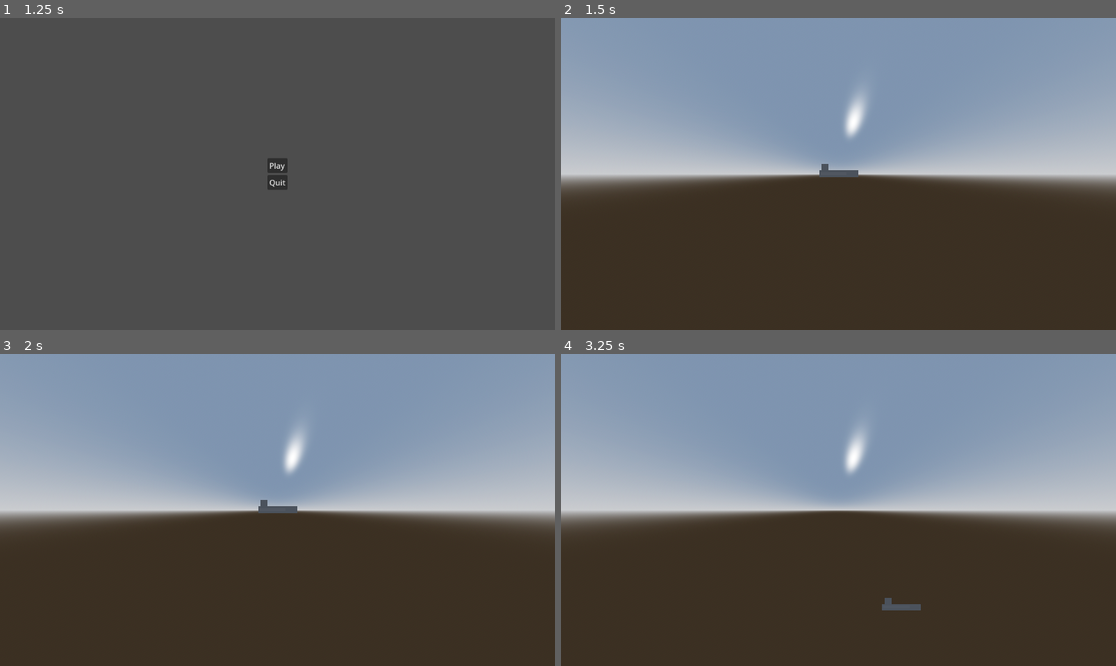
Above: before the commit, frames 1-4 (two rows, left to right).
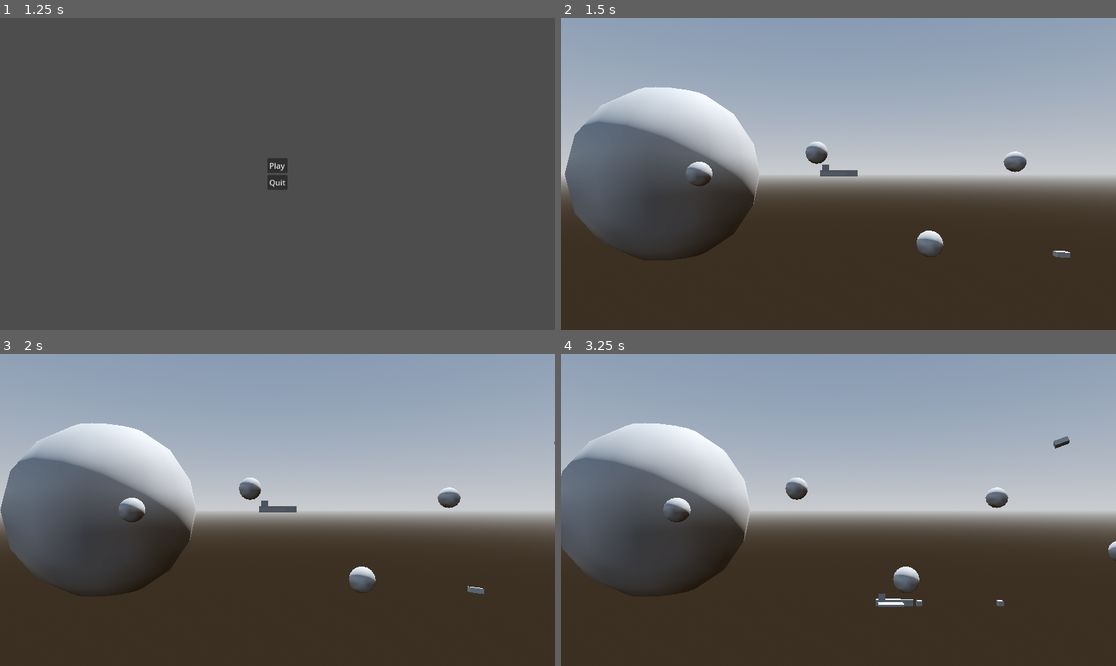
Above: after the commit, the same moments.

Repository: CaptainTiki/DeadSimple
Game: Godot game, scene res://System/Menus/TitleScreen.tscn
Same seed, same stepped clock (60 frames per second), same inputs: the game is played once before the commit and once after it.
Inputs (mouse positions are in pixels of both pictures, inside the frame that each line leads up to):
- Up to frame 1 (1.25 s): tap Enter at 0.5 s; move the mouse to (399, 158) at 0.52 s; hold Right (move_right) from 0.53 s (still down); hold Z (boost) from 0.53 s (still down); click (399, 158) at 0.67 s; tap X (dodge, bound only after the commit) at 0.8 s
- Up to frame 2 (1.5 s): release Right (move_right) at 1.25 s; release Z (boost) at 1.25 s; click "Play" at 1.25 s
- Up to frame 3 (2 s): no input
- Up to frame 4 (3.25 s): move the mouse to (727, 525) at 2.02 s; hold Down (move_down) 2.03-2.78 s; tap X (dodge, bound only after the commit) at 2.1 s; tap Space (fire) at 2.3 s; move the mouse to (894, 441) at 2.77 s; hold Right (move_right) from 2.78 s (still down); hold Space (fire) from 2.78 s (still down); tap Z (boost) at 3.05 s

Frame 1 is identical in both runs. In frame 2, 28% of the frame differs, in the area x 0-100%, y 18-78%; in frame 3, 28%; in frame 4, 28%, in the area x 0-100%, y 18-83%.

Commit message:
Projectiles / Rocks / Lg Rocks

Diff:
--- /dev/null
+++ b/Objects/LargeRock.tscn
@@ -0,0 +1,19 @@
+[gd_scene load_steps=3 format=3 uid="uid://caoi4a5f65gvt"]
+
+[ext_resource type="Script" uid="uid://jwwtq4t3id13" path="res://Objects/large_rock.gd" id="1_1vsik"]
+
+[sub_resource type="SphereShape3D" id="SphereShape3D_ihx5k"]
+radius = 0.75
+
+[node name="LargeRock" type="Area3D"]
+collision_layer = 32
+collision_mask = 3
+script = ExtResource("1_1vsik")
+
+[node name="CollisionShape3D" type="CollisionShape3D" parent="."]
+shape = SubResource("SphereShape3D_ihx5k")
+
+[node name="CSGBox3D" type="CSGBox3D" parent="."]
+size = Vector3(1.1, 0.8, 0.75)
+
+[connection signal="area_entered" from="." to="." method="_on_area_entered"]
--- /dev/null
+++ b/Objects/Rock.tscn
@@ -0,0 +1,19 @@
+[gd_scene load_steps=3 format=3 uid="uid://cmi1u0wejtvds"]
+
+[ext_resource type="Script" uid="uid://bsv38ierybccq" path="res://Objects/rock.gd" id="1_ihx5k"]
+
+[sub_resource type="SphereShape3D" id="SphereShape3D_ihx5k"]
+radius = 0.55
+
+[node name="Rock" type="Area3D"]
+collision_layer = 32
+collision_mask = 3
+script = ExtResource("1_ihx5k")
+
+[node name="CollisionShape3D" type="CollisionShape3D" parent="."]
+shape = SubResource("SphereShape3D_ihx5k")
+
+[node name="CSGBox3D" type="CSGBox3D" parent="."]
+size = Vector3(0.5, 0.2, 0.3)
+
+[connection signal="area_entered" from="." to="." method="_on_area_entered"]
--- /dev/null
+++ b/Objects/large_rock.gd
@@ -0,0 +1,41 @@
+extends Area3D
+
+@export var health: int = 2
+var asteroid_scene = preload("res://Objects/Rock.tscn")
+var angular_velocity: Vector3
+
+func _ready():
+	# Connect collision signal
+	area_entered.connect(_on_area_entered)
+	# Set random angular velocity for each axis (radians per second)
+	angular_velocity = Vector3(
+		randf_range(0.1, 0.3) * (1 if randi() % 2 == 0 else -1),
+		randf_range(0.1, 0.3) * (1 if randi() % 2 == 0 else -1),
+		randf_range(0.1, 0.3) * (1 if randi() % 2 == 0 else -1)
+	)
+
+func _physics_process(delta: float):
+	if StateManager.is_paused:
+		return
+
+	# Apply rotation
+	rotate_x(angular_velocity.x * delta)
+	rotate_y(angular_velocity.y * delta)
+	rotate_z(angular_velocity.z * delta)
+
+func _on_area_entered(area: Area3D):
+	if area.is_in_group("bullet"):
+		health -= 1
+		area.queue_free()  # Destroy the bullet
+		if health <= 0:
+			spawn_small_asteroids()
+			queue_free()
+
+func spawn_small_asteroids():
+	var num = randi_range(2, 3)
+	for i in num:
+		var small = asteroid_scene.instantiate()
+		get_parent().add_child(small)
+		small.position = position
+		var random_dir = Vector2(randf_range(-1, 1), randf_range(-1, 1)).normalized()
+		small.velocity = Vector3(random_dir.x, random_dir.y, 0) * randf_range(3.0, 6.0)
--- /dev/null
+++ b/Objects/rock.gd
@@ -0,0 +1,34 @@
+extends Area3D
+
+@export var friction: float = 5.0
+var velocity: Vector3 = Vector3.ZERO
+var angular_velocity: Vector3
+
+func _ready():
+	# Connect collision signal
+	area_entered.connect(_on_area_entered)
+	# Set random angular velocity for each axis (radians per second)
+	angular_velocity = Vector3(
+		randf_range(0.1, 0.3) * (1 if randi() % 2 == 0 else -1),
+		randf_range(0.1, 0.3) * (1 if randi() % 2 == 0 else -1),
+		randf_range(0.1, 0.3) * (1 if randi() % 2 == 0 else -1)
+	)
+
+func _physics_process(delta: float):
+	if StateManager.is_paused:
+		return
+
+	# Apply sliding velocity
+	if velocity != Vector3.ZERO:
+		position += velocity * delta
+		velocity = velocity.move_toward(Vector3.ZERO, friction * delta)
+
+	# Apply rotation
+	rotate_x(angular_velocity.x * delta)
+	rotate_y(angular_velocity.y * delta)
+	rotate_z(angular_velocity.z * delta)
+
+func _on_area_entered(area: Area3D):
+	if area.is_in_group("bullet"):
+		queue_free()
+		area.queue_free()
--- a/Player/player.gd
+++ b/Player/player.gd
@@ -1,6 +1,10 @@
 extends CharacterBody3D
 
 @export var move_speed: float = 5.0
+@export var fire_rate: float = 0.2  # Seconds between shots
+
+var bullet_scene = preload("res://Projectiles/bullet.tscn")
+var time_since_last_shot: float = 0.0
 
 func _physics_process(delta: float):
 	if StateManager.is_paused:
@@ -12,16 +16,24 @@
 		Input.get_axis("move_down", "move_up")  # Invert if up should be positive Y
 	).normalized()
 
-	var boost_multiplier = 1.5 if Input.is_action_pressed("boost") else 1.0
-
-	velocity.x = input_dir.x * move_speed * boost_multiplier
-	velocity.y = input_dir.y * move_speed * boost_multiplier
+	velocity.x = input_dir.x * move_speed
+	velocity.y = input_dir.y * move_speed
 	velocity.z = 0  # Locked Z
 
 	move_and_slide()
 
-	# Stub for fire and dodge
-	if Input.is_action_just_pressed("fire"):
-		print("Fire!")  # Instance bullet later
+	# Handle firing
+	time_since_last_shot += delta
+	if Input.is_action_pressed("fire") and time_since_last_shot >= fire_rate:
+		fire_bullet()
+		time_since_last_shot = 0.0
+
 	if Input.is_action_just_pressed("dodge"):
 		print("Dodge!")  # Quick burst later
+
+func fire_bullet():
+	var bullet = bullet_scene.instantiate()
+	# Add bullet to the play area (parent) to match coordinate space
+	get_parent().add_child(bullet)
+	# Position bullet slightly in front of player (negative Z)
+	bullet.position = position + Vector3(1, 0, 0)
--- /dev/null
+++ b/Projectiles/bullet.gd
@@ -0,0 +1,18 @@
+extends Area3D
+
+@export var speed: float = 20.0
+@export var lifetime: float = 0.75
+
+var time_alive: float = 0.0
+
+func _physics_process(delta: float):
+	if StateManager.is_paused:
+		return
+
+	# Move bullet forward (negative Z in local space, as play area moves positive X)
+	position.x += speed * delta
+
+	# Despawn after lifetime
+	time_alive += delta
+	if time_alive > lifetime:
+		queue_free()
--- /dev/null
+++ b/Projectiles/bullet.tscn
@@ -0,0 +1,17 @@
+[gd_scene load_steps=3 format=3 uid="uid://dwa0qhvaty8tj"]
+
+[ext_resource type="Script" uid="uid://c0xk7dgeno1nu" path="res://Projectiles/bullet.gd" id="1_m4n48"]
+
+[sub_resource type="BoxShape3D" id="BoxShape3D_m4n48"]
+size = Vector3(0.25, 0.25, 0.25)
+
+[node name="Bullet" type="Area3D" groups=["bullet"]]
+collision_layer = 2
+collision_mask = 48
+script = ExtResource("1_m4n48")
+
+[node name="CollisionShape3D" type="CollisionShape3D" parent="."]
+shape = SubResource("BoxShape3D_m4n48")
+
+[node name="CSGBox3D" type="CSGBox3D" parent="."]
+size = Vector3(0.2, 0.2, 0.2)
--- /dev/null
+++ b/System/variables.gd
@@ -0,0 +1,8 @@
+extends Node
+
+###this is a notepad - where we can keep all the variables we want to affect with drops
+
+var ship_boost: float #how much we speed up when we boost
+var ship_break: float #how much we slow when we break
+var firerate: float #how fast we fire bullets
+var basedamage: float #how much damage our projectile does
--- a/game.gd
+++ b/game.gd
@@ -3,26 +3,20 @@
 @export var play_speed: float = 2.0
 
 @onready var play_area: Node3D = $PlayArea
-@onready var player: CharacterBody3D = $Player
 @onready var camera: Camera3D = $Camera3D
+@onready var player: CharacterBody3D = $PlayArea/Player
 
 func _physics_process(delta: float):
-	if StateManager.is_paused():
+	if StateManager.is_paused:
 		return
 
 	# Scroll play area backward to simulate forward movement
 	var current_speed = play_speed
 	if Input.is_action_pressed("boost"):
 		current_speed *= 1.5
-	play_area.position.z -= current_speed * delta
+	play_area.position.x += current_speed * delta
 
-	# Clamp player to screen bounds
-	var viewport = get_viewport()
-	var screen_size = viewport.get_visible_rect().size
-	var left_edge = camera.unproject_position(Vector3(-5, 0, 0)).x  # Adjust bounds based on orthogonal size
-	var right_edge = camera.unproject_position(Vector3(5, 0, 0)).x
-	var bottom_edge = camera.unproject_position(Vector3(0, -3, 0)).y
-	var top_edge = camera.unproject_position(Vector3(0, 3, 0)).y
-
-	player.position.x = clamp(player.position.x, left_edge, right_edge)
-	player.position.y = clamp(player.position.y, bottom_edge, top_edge)
+	# Clamp player to play area bounds
+	var play_area_extents = Vector3(10, 5.5, 0.5)  # Half of BoxShape3D size (21, 12, 1)
+	player.position.x = clamp(player.position.x, -play_area_extents.x, play_area_extents.x)
+	player.position.y = clamp(player.position.y, -play_area_extents.y, play_area_extents.y)
--- a/game.tscn
+++ b/game.tscn
@@ -1,6 +1,9 @@
-[gd_scene load_steps=6 format=3 uid="uid://2gvh2l24pan6"]
+[gd_scene load_steps=9 format=3 uid="uid://2gvh2l24pan6"]
 
 [ext_resource type="PackedScene" uid="uid://d3iep2i6v0ovj" path="res://Player/player.tscn" id="1_80nbo"]
+[ext_resource type="Script" uid="uid://bedjtaany4nhl" path="res://game.gd" id="1_e2o6t"]
+[ext_resource type="PackedScene" uid="uid://cmi1u0wejtvds" path="res://Objects/Rock.tscn" id="3_feb5d"]
+[ext_resource type="PackedScene" uid="uid://caoi4a5f65gvt" path="res://Objects/LargeRock.tscn" id="4_fc0e3"]
 
 [sub_resource type="ProceduralSkyMaterial" id="ProceduralSkyMaterial_e2o6t"]
 sky_horizon_color = Color(0.66224277, 0.6717428, 0.6867428, 1)
@@ -16,15 +19,48 @@
 glow_enabled = true
 
 [sub_resource type="BoxShape3D" id="BoxShape3D_7jktm"]
-size = Vector3(1, 12.137939, 21.514893)
+size = Vector3(21, 12, 1)
 
-[node name="Game" type="Control"]
-layout_mode = 3
-anchors_preset = 15
-anchor_right = 1.0
-anchor_bottom = 1.0
-grow_horizontal = 2
-grow_vertical = 2
+[node name="Game" type="Node3D"]
+script = ExtResource("1_e2o6t")
+
+[node name="Background" type="Node3D" parent="."]
+
+[node name="CSGSphere3D" type="CSGSphere3D" parent="Background"]
+transform = Transform3D(1, 0, 0, 0, 1, 0, 0, 0, 1, -57.85267, 0, -104.76244)
+radius = 30.0
+radial_segments = 16
+rings = 8
+
+[node name="CSGSphere3D2" type="CSGSphere3D" parent="Background"]
+transform = Transform3D(1, 0, 0, 0, 1, 0, 0, 0, 1, -22.01405, 0, -40.3162)
+radius = 2.0
+radial_segments = 16
+rings = 8
+
+[node name="CSGSphere3D3" type="CSGSphere3D" parent="Background"]
+transform = Transform3D(1, 0, 0, 0, 1, 0, 0, 0, 1, -3.5107117, 3.8114223, -46.171867)
+radius = 2.0
+radial_segments = 16
+rings = 8
+
+[node name="CSGSphere3D4" type="CSGSphere3D" parent="Background"]
+transform = Transform3D(1, 0, 0, 0, 1, 0, 0, 0, 1, 14.24958, -10.611922, -37.424)
+radius = 2.0
+radial_segments = 16
+rings = 8
+
+[node name="CSGSphere3D5" type="CSGSphere3D" parent="Background"]
+transform = Transform3D(1, 0, 0, 0, 1, 0, 0, 0, 1, 34.80927, 2.3969183, -51.772224)
+radius = 2.0
+radial_segments = 16
+rings = 8
+
+[node name="CSGSphere3D6" type="CSGSphere3D" parent="Background"]
+transform = Transform3D(1, 0, 0, 0, 1, 0, 0, 0, 1, 52.59627, -7.1150036, -43.766876)
+radius = 2.0
+radial_segments = 16
+rings = 8
 
 [node name="Enviroment" type="Node3D" parent="."]
 
@@ -32,18 +68,59 @@
 environment = SubResource("Environment_fc0e3")
 
 [node name="DirectionalLight3D" type="DirectionalLight3D" parent="Enviroment"]
-transform = Transform3D(-0.8660254, -0.43301278, 0.25, 0, 0.49999997, 0.86602545, -0.50000006, 0.75, -0.43301266, 0, 0, 0)
+transform = Transform3D(-0.8660254, -0.43301278, 0.25, 0, 0.49999997, 0.86602545, -0.50000006, 0.75, -0.43301266, 0, 0, 41.830757)
 shadow_enabled = true
 
-[node name="Player" parent="." instance=ExtResource("1_80nbo")]
-
 [node name="PlayArea" type="Area3D" parent="."]
+collision_layer = 0
+collision_mask = 0
 
 [node name="CollisionShape3D" type="CollisionShape3D" parent="PlayArea"]
-transform = Transform3D(-4.371139e-08, 0, -1, 0, 1, 0, 1, 0, -4.371139e-08, 0, -0.00012207031, -0.00012207031)
+transform = Transform3D(-1, 0, 8.742278e-08, 0, 1, 0, -8.742278e-08, 0, -1, 0, 0, 0)
 shape = SubResource("BoxShape3D_7jktm")
+debug_color = Color(0.6162299, 0.61568195, 1.92523e-07, 0.41960785)
 
-[node name="Camera3D" type="Camera3D" parent="."]
-transform = Transform3D(1, 0, 0, 0, 1, 0, 0, 0, 1, 0, 0, 14)
-projection = 1
+[node name="Camera3D" type="Camera3D" parent="PlayArea"]
+transform = Transform3D(1, 0, 0, 0, 1, 0, 0, 0, 1, 0, 0, 13.45)
+current = true
+fov = 50.0
 size = 12.0
+
+[node name="CSGBox3D" type="CSGBox3D" parent="PlayArea"]
+transform = Transform3D(-4.371139e-08, 0, 1, 0, 1, 0, -1, 0, -4.371139e-08, 0, 0, 0)
+visible = false
+size = Vector3(1, 12, 21)
+
+[node name="Player" parent="PlayArea" instance=ExtResource("1_80nbo")]
+
+[node name="Objects" type="Node3D" parent="."]
+
+[node name="Rock" parent="Objects" instance=ExtResource("3_feb5d")]
+transform = Transform3D(1, 0, 0, 0, 1, 0, 0, 0, 1, 27.714384, 1.4990778, 0)
+
+[node name="Rock2" parent="Objects" instance=ExtResource("3_feb5d")]
+transform = Transform3D(1, 0, 0, 0, 1, 0, 0, 0, 1, 9.340918, -3.2232294, 0)
+
+[node name="Rock3" parent="Objects" instance=ExtResource("3_feb5d")]
+transform = Transform3D(1, 0, 0, 0, 1, 0, 0, 0, 1, 14.628168, -1.3353801, 0)
+
+[node name="Rock4" parent="Objects" instance=ExtResource("3_feb5d")]
+transform = Transform3D(1, 0, 0, 0, 1, 0, 0, 0, 1, 12.89011, 2.7186732, 0)
+
+[node name="Rock5" parent="Objects" instance=ExtResource("3_feb5d")]
+transform = Transform3D(1, 0, 0, 0, 1, 0, 0, 0, 1, 19.14353, 2.7186732, 0)
+
+[node name="Rock6" parent="Objects" instance=ExtResource("3_feb5d")]
+transform = Transform3D(1, 0, 0, 0, 1, 0, 0, 0, 1, 19.779676, 0.902987, 0)
+
+[node name="Rock7" parent="Objects" instance=ExtResource("3_feb5d")]
+transform = Transform3D(1, 0, 0, 0, 1, 0, 0, 0, 1, 25.754517, -3.231173, 0)
+
+[node name="LargeRock" parent="Objects" instance=ExtResource("4_fc0e3")]
+transform = Transform3D(1, 0, 0, 0, 1, 0, 0, 0, 1, 23.897253, 0, 0)
+
+[node name="LargeRock2" parent="Objects" instance=ExtResource("4_fc0e3")]
+transform = Transform3D(1, 0, 0, 0, 1, 0, 0, 0, 1, 32.82318, 2.2851205, 0)
+
+[node name="LargeRock3" parent="Objects" instance=ExtResource("4_fc0e3")]
+transform = Transform3D(1, 0, 0, 0, 1, 0, 0, 0, 1, 30.759712, -1.1657405, 0)
--- a/project.godot
+++ b/project.godot
@@ -18,6 +18,10 @@
 [autoload]
 
 StateManager="*res://System/state_manager.gd"
+
+[global_group]
+
+bullet=""
 
 [input]
 
@@ -48,10 +52,18 @@
 }
 dodge={
 "deadzone": 0.2,
-"events": []
+"events": [Object(InputEventKey,"resource_local_to_scene":false,"resource_name":"","device":-1,"window_id":0,"alt_pressed":false,"shift_pressed":false,"ctrl_pressed":false,"meta_pressed":false,"pressed":false,"keycode":0,"physical_keycode":88,"key_label":0,"unicode":120,"location":0,"echo":false,"script":null)
+]
 }
 fire={
 "deadzone": 0.2,
 "events": [Object(InputEventKey,"resource_local_to_scene":false,"resource_name":"","device":-1,"window_id":0,"alt_press …(191 unchanged characters)…
 ]
 }
+
+[layer_names]
+
+3d_physics/layer_1="Player"
+3d_physics/layer_2="FriendlyProjectiles"
+3d_physics/layer_5="Enemies"
+3d_physics/layer_6="Terrain"
Not shown, added: Objects/large_rock.gd.uid
Not shown, added: Objects/rock.gd.uid
Not shown, added: Projectiles/bullet.gd.uid
Not shown, added: System/variables.gd.uid
